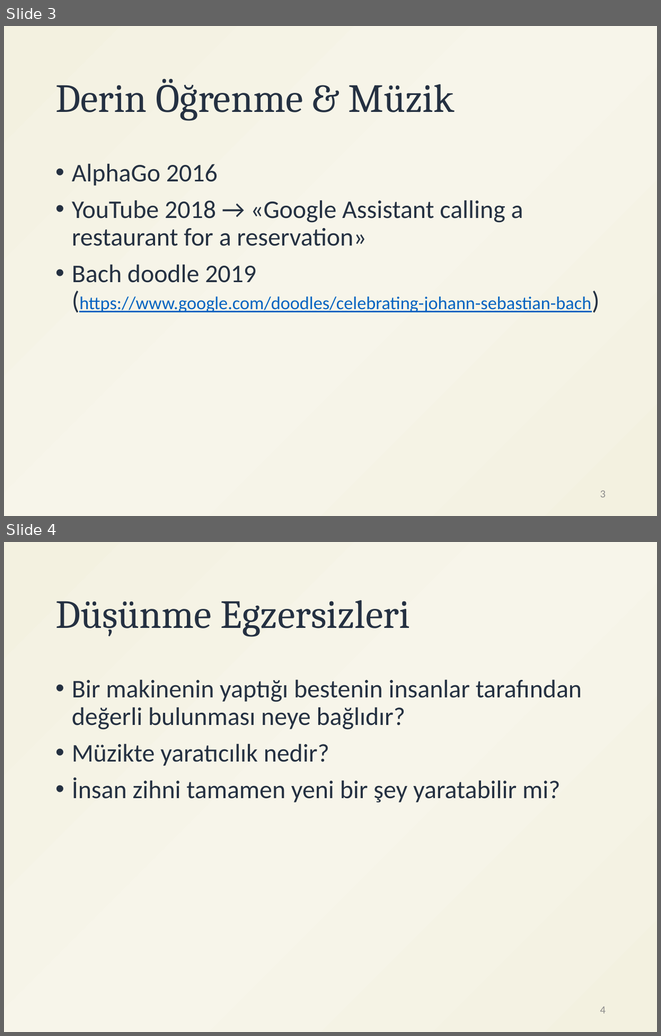
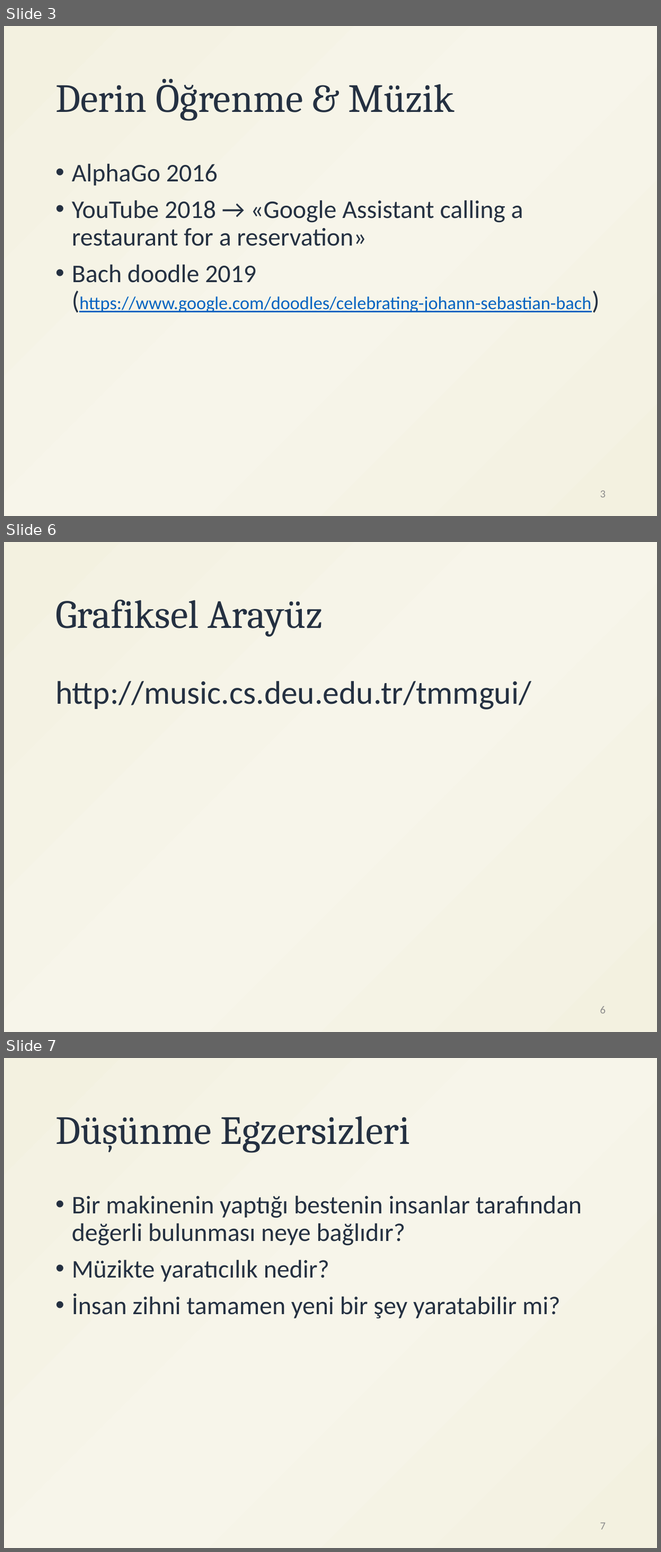
Before and after one commit to ihpar/katip, a slide deck: assets/DL_GUI.pptx. Shown one above the other, each under a label of ours: slides 3 and 4 before the commit, slides 3, 6 and 7 after it; the slides between them are not shown. The pictures are 661x1036 and 661x1552 pixels, drawn with LibreOffice and Linux fonts; fonts in the diff are those of the drawing. Boxes give left, top, right and bottom in pixels: in the first picture for what was removed or moved away, otherwise in the second. Text is boxed around its words. In the diff, an @@ line names an element or a change of style, - is before the commit and + after.

```diff
--- a/assets/DL_GUI.pptx
+++ b/assets/DL_GUI.pptx
@@ slide 6 added at [4,542,657,1032], background gradient #F3F1E0 to #F7F5EA @@
@@ title added at [55,599,323,637], 44 pt, text #243041 @@
+Grafiksel Arayüz
@@ text added at [55,681,531,709], 36 pt, text #243041 @@
+http://music.cs.deu.edu.tr/tmmgui/
@@ page number added at [600,1006,606,1013], 12 pt, text #8C8C8C @@
+6
@@ what was slide 4 is now slide 7 @@
@@ page number at [600,1522,606,1529]: text changed @@
-4
+7
```
Also in this commit, not shown: 2 other slides added.
